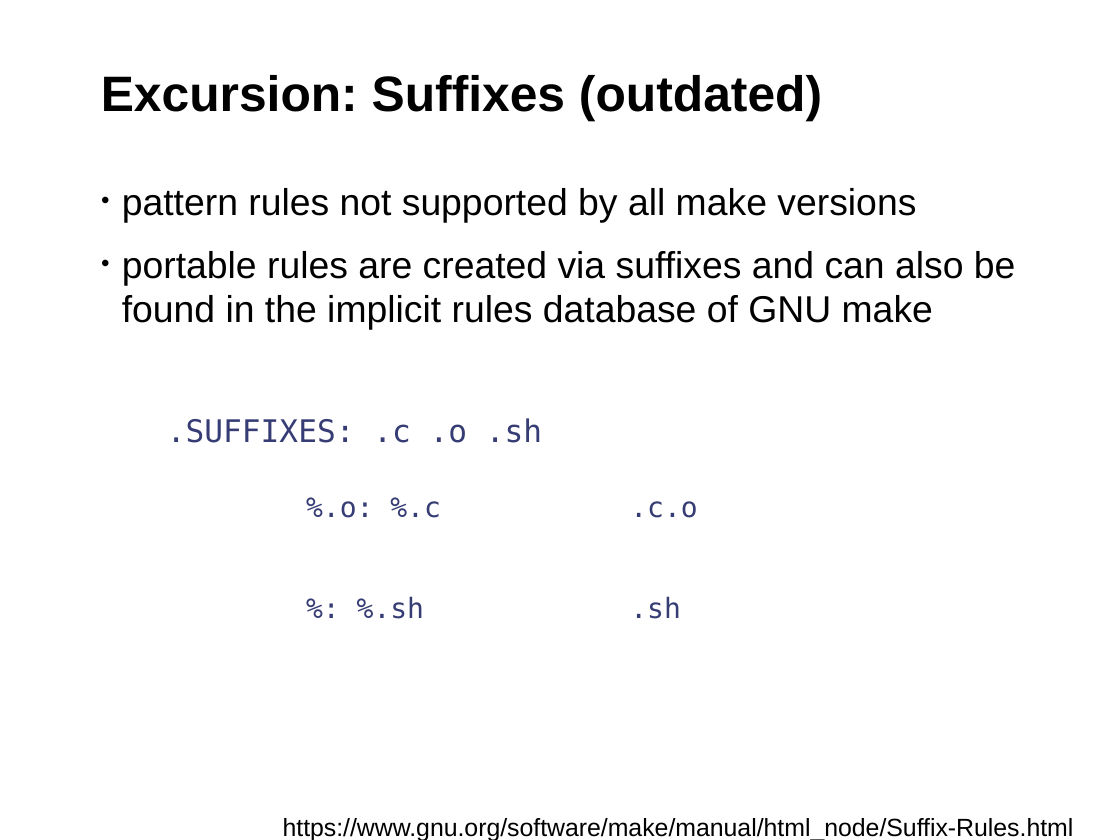
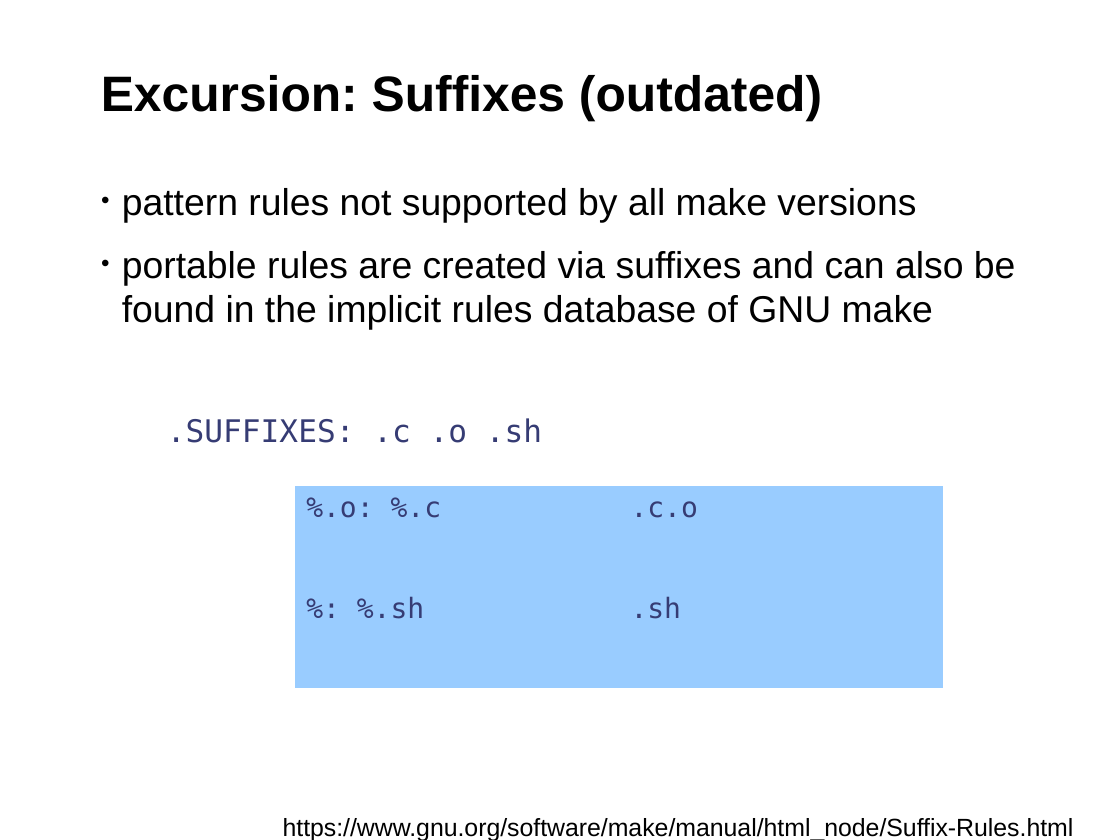
Before and after one commit to fsundermeyer/GNU_make_workshop, a slide deck: slide 25 of Presentation_GNU_make_workshop.odp. Drawn at 1120x840 pixels with LibreOffice and Linux fonts; fonts in the diff are those of the drawing; background and template pictures are left out. Boxes give left, top, right and bottom in pixels: in the first picture for what was removed or moved away, otherwise in the second. Text is boxed around its words. In the diff, an @@ line names an element or a change of style, - is before the commit and + after.

```diff
--- a/Presentation_GNU_make_workshop.odp
+++ b/Presentation_GNU_make_workshop.odp
@@ table at [295, 486, 942, 688] @@
@@ fill none to #99CCFF in 4 cells @@
```
Also in this commit, not shown: 1 other slide changed.
